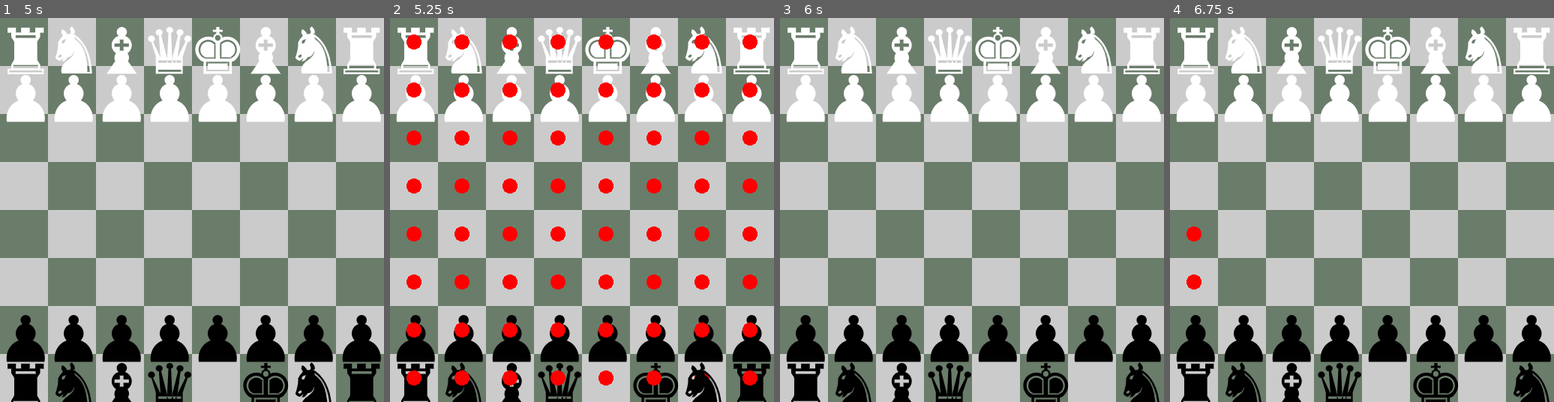
Above: before the commit, frames 1-4 (left to right).
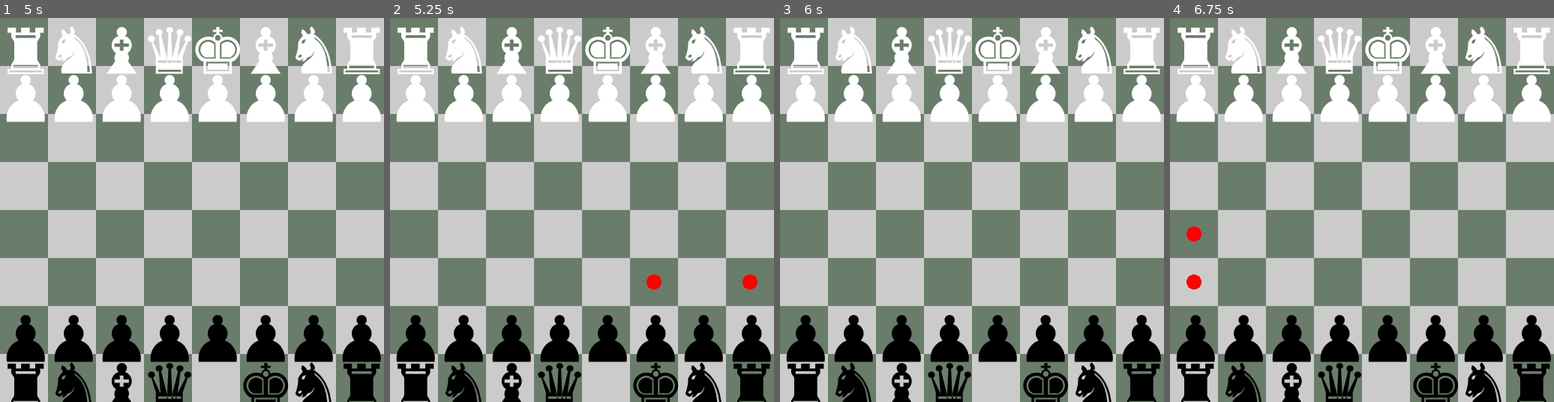
Above: after the commit, the same moments.

Repository: NiahSSBM/chess
Game: Godot game, scene res://scenes/main.tscn
Two runs of this game, one before a commit and one after it. Both use one fixed random seed, a clock stepped at 60 frames per second and the inputs below.
Inputs (mouse positions are in pixels of both pictures, inside the frame that each line leads up to):
- Up to frame 1 (5 s): tap Enter at 0.5, 2, 3.5 s; move the mouse to (23, 378) at 0.52 s; press the mouse at (23, 378) at 0.53 s; tap Space at 1.25, 2.75, 4.25 s; move the mouse to (72, 378) at 1.27 s; release the mouse at (72, 378) at 1.28 s; click (72, 378) at 1.35 s; move the mouse to (119, 378) at 2.02 s; press the mouse at (119, 378) at 2.03 s; move the mouse to (168, 378) at 2.77 s; release the mouse at (168, 378) at 2.78 s; click (168, 378) at 2.85 s; move the mouse to (215, 378) at 3.52 s; press the mouse at (215, 378) at 3.53 s; move the mouse to (264, 378) at 4.27 s; release the mouse at (264, 378) at 4.28 s; click (264, 378) at 4.35 s
- Up to frame 2 (5.25 s): move the mouse to (701, 378) at 5.02 s; press the mouse at (701, 378) at 5.03 s
- Up to frame 3 (6 s): move the mouse to (1140, 378) at 5.77 s; release the mouse at (1140, 378) at 5.78 s; click (1140, 378) at 5.85 s
- Up to frame 4 (6.75 s): move the mouse to (1193, 329) at 6.52 s; press the mouse at (1193, 329) at 6.53 s

Frame 1 is identical in both runs. In frame 2, 7.4% of the frame differs, in the area x 4-96%, y 4-96%; in frame 3, 1.0%; in frame 4, 1.0%.

Commit message:
knight logic

Diff:
--- a/scripts/game.gd
+++ b/scripts/game.gd
@@ -82,7 +82,16 @@
 
 
 func _can_knight_move(knight: Piece, target: Vector2i) -> bool:
-	return true
+	if _get_piece_at_position(target) != null and _get_piece_at_position(target).color == knight.color:
+		return false
+
+	if target == knight.board_position + Vector2i(1, 2) or target == knight.board_position + Vector2i(2, 1) \
+			or target == knight.board_position + Vector2i(-1, 2) or target == knight.board_position + Vector2i(-2, 1) \
+			or target == knight.board_position + Vector2i(1, -2) or target == knight.board_position + Vector2i(2, -1) \
+			or target == knight.board_position + Vector2i(-1, -2) or target == knight.board_position + Vector2i(-2, -1):
+		return true
+
+	return false
 
 
 func _can_rook_move(rook: Piece, target: Vector2i) -> bool:
